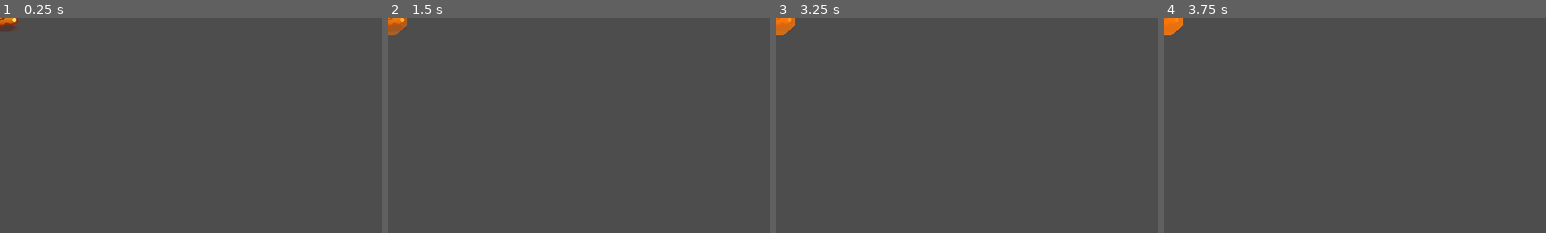
Above: before the commit, frames 1-4 (left to right).
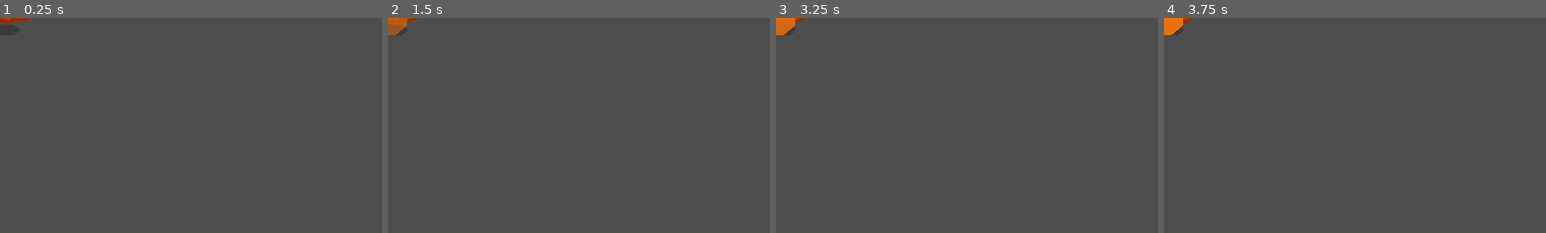
Above: after the commit, the same moments.

Repository: motomotoo1997-art/monster-quest
Game: Godot game, scene res://scenes/enemies/MoltenGoldSlime.tscn
Same seed, same stepped clock (60 frames per second), same inputs: the game is played once before the commit and once after it. This scene is started directly instead of the project's main scene.
Inputs (mouse positions are % of the whole screen's width and height, from its top left):
- Up to frame 1 (0.25 s): no input
- Up to frame 2 (1.5 s): tap Enter at 0.5 s; move the mouse to (72, 45) at 0.52 s; hold D (move_right) 0.53-1.28 s; tap E (ability_e) at 0.6 s; tap Space (dash) at 1.25 s; move the mouse to (30, 55) at 1.27 s; hold S (move_down) from 1.28 s (still down); tap Q (ability_q) at 1.35 s
- Up to frame 3 (3.25 s): tap Enter at 2 s; move the mouse to (60, 28) at 2.02 s; release S (move_down) at 2.03 s; hold D (move_right) 2.03-2.78 s; tap R (ability_r) at 2.1 s; tap Space (dash) at 2.75 s; move the mouse to (45, 70) at 2.77 s; hold W (move_up) from 2.78 s (still down); tap 1 (build_1) at 2.85 s
- Up to frame 4 (3.75 s): tap Enter at 3.5 s; move the mouse to (80, 65) at 3.52 s; release W (move_up) at 3.53 s; hold A (move_left) from 3.53 s (still down); tap 2 (build_2) at 3.6 s
The pictures show only the part of the screen within x 0-50%, y 0-50%; the shares and areas given below are measured in that part.

The runs differ from the first frame. In frame 1, 0.2% of the frame differs, in the area x 0-8%, y 0-7%; in frame 2, 0.2%; in frame 3, less than 0.1%; in frame 4, less than 0.1%.

Commit message:
art: switch Molten Gold Slime to reference-matched v2

Diff:
--- a/gold-rush-roguelike/scenes/enemies/MoltenGoldSlime.tscn
+++ b/gold-rush-roguelike/scenes/enemies/MoltenGoldSlime.tscn
@@ -5,19 +5,20 @@
 [ext_resource type="Script" path="res://scripts/components/team_component.gd" id="3_team"]
 [ext_resource type="Script" path="res://scripts/components/hurtbox_component.gd" id="4_hurtbox"]
 [ext_resource type="PackedScene" path="res://scenes/enemies/MoltenPuddle.tscn" id="5_puddle"]
-[ext_resource type="Texture2D" path="res://assets/sprites/enemies/enemies.svg" id="6_texture"]
+[ext_resource type="Texture2D" path="res://assets/sprites/enemies/enemies_v2.svg" id="6_texture"]
 [ext_resource type="Script" path="res://scripts/components/gold_drop_component.gd" id="7_gold_drop"]
 [ext_resource type="PackedScene" path="res://scenes/combat/GoldPickup.tscn" id="8_gold_pickup"]
 
 [sub_resource type="CircleShape2D" id="CircleShape2D_enemy"]
-radius = 19.0
+radius = 22.0
 [sub_resource type="AtlasTexture" id="AtlasTexture_enemy"]
 atlas = ExtResource("6_texture")
-region = Rect2(960, 0, 320, 320)
+region = Rect2(1152,0,384,384)
 [sub_resource type="SpriteFrames" id="SpriteFrames_enemy"]
-animations = [{"frames": [{"duration": 1.0, "texture": SubResource("AtlasTexture_enemy")}], "loop": true, "name": &"idle", "speed": 4.0}, {"frames": [{"duration": 1.0, "texture": SubResource("AtlasTexture_enemy")}], "loop": true, "name": &"move", "speed": 6.0}]
+animations = [{"frames":[{"duration":1.0,"texture":SubResource("AtlasTexture_enemy")}],"loop":true,"name":&"idle","speed":4.0},{"frames":[{"duration":1.0,"texture":SubResource("AtlasTexture_enemy")}],"loop":true,"name":&"move","speed":6.0}]
 
 [node name="MoltenGoldSlime" type="CharacterBody2D" groups=["enemies"]]
+z_index = 3
 collision_layer = 1
 collision_mask = 1
 script = ExtResource("1_enemy")
@@ -33,21 +34,21 @@
 [node name="CollisionShape2D" type="CollisionShape2D" parent="."]
 shape = SubResource("CircleShape2D_enemy")
 [node name="Shadow" type="Polygon2D" parent="."]
-position = Vector2(0, 16)
-polygon = PackedVector2Array(-26, 0, -17, -7, 17, -7, 26, 0, 17, 7, -17, 7)
-color = Color(0.06, 0.035, 0.02, 0.23)
+position = Vector2(0,20)
+polygon = PackedVector2Array(-34,0,-23,-9,23,-9,34,0,23,9,-23,9)
+color = Color(0.04,0.025,0.015,0.27)
 [node name="AnimatedSprite2D" type="AnimatedSprite2D" parent="."]
-position = Vector2(0, -22)
+position = Vector2(0,-48)
 sprite_frames = SubResource("SpriteFrames_enemy")
 animation = &"idle"
-scale = Vector2(0.36, 0.36)
+scale = Vector2(0.40,0.40)
 [node name="HealthComponent" type="Node" parent="."]
 script = ExtResource("2_health")
 max_health = 88.0
 [node name="TeamComponent" type="Node" parent="."]
 script = ExtResource("3_team")
 team = 1
-[node name="HurtboxComponent" type="Area2D" parent="." node_paths=PackedStringArray("health_component_path", "team_component_path")]
+[node name="HurtboxComponent" type="Area2D" parent="." node_paths=PackedStringArray("health_component_path","team_component_path")]
 collision_layer = 2
 collision_mask = 0
 monitoring = false
